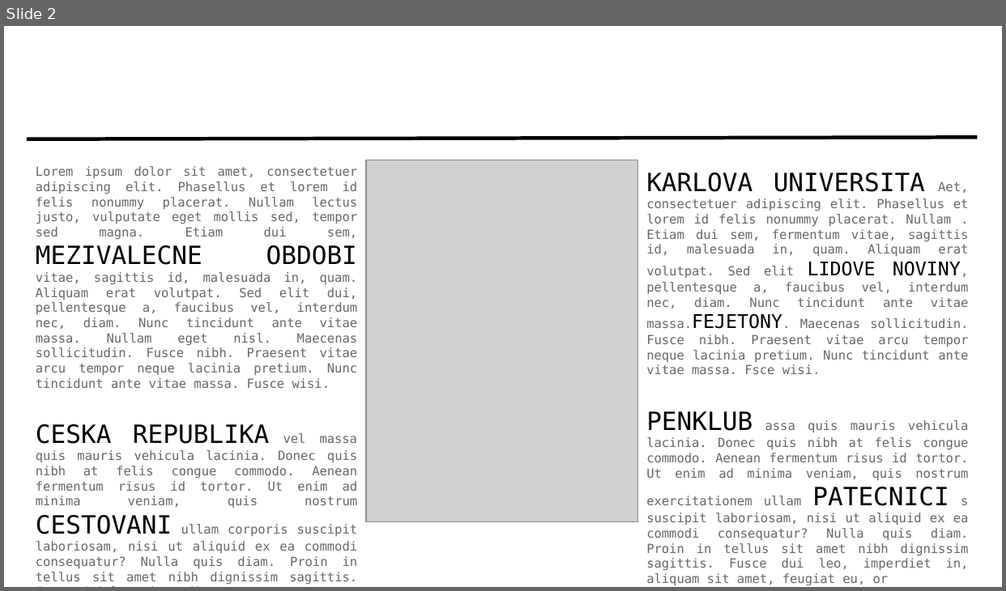
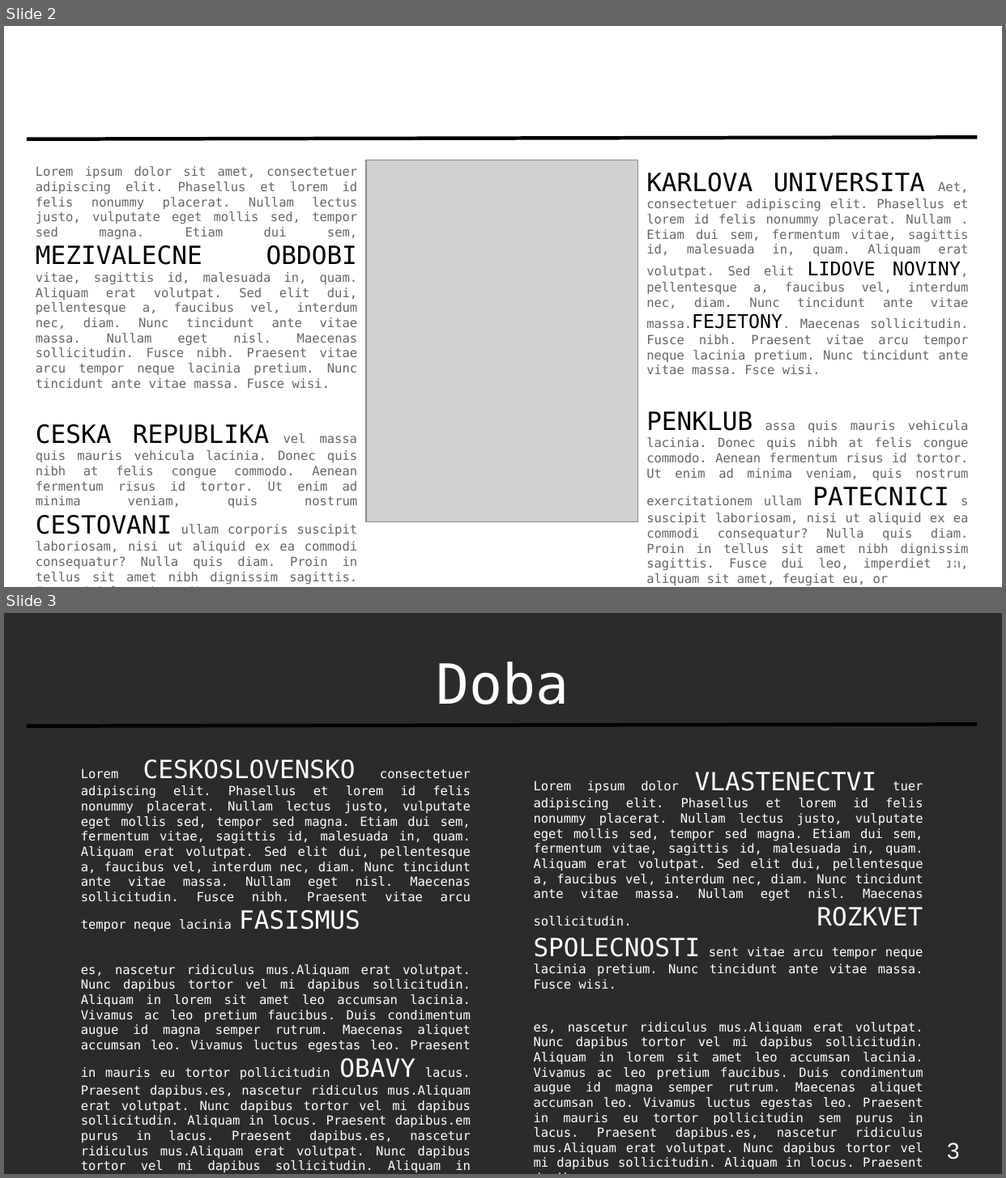
Before and after one commit to Domysli-si/Capek, a slide deck: Documents/Prezentace.odp. Shown one above the other, each under a label of ours: slide 2 before the commit, slides 2 and 3 after it. The pictures are 1006x591 and 1006x1178 pixels, drawn with LibreOffice and Linux fonts; fonts in the diff are those of the drawing; grey boxes stand for pictures; background and template pictures are left out; a plain dark background stands for a picture behind light text. Boxes give left, top, right and bottom in pixels: in the first picture for what was removed or moved away, otherwise in the second. Text is boxed around its words. In the diff, an @@ line names an element or a change of style, - is before the commit and + after.

```diff
--- a/Documents/Prezentace.odp
+++ b/Documents/Prezentace.odp
@@ slide 3 added at [4, 613, 1002, 1174], background picture (left out) @@
@@ title added at [437, 662, 569, 705], 44 pt, text #FFFFFF @@
+Doba
@@ line added from (27, 726) to (978, 725), #000000 2.89 pt @@
@@ text added at [81, 769, 471, 1174], 10 pt, text #FFFFFF @@
+Lorem CESKOSLOVENSKO consectetuer adipiscing elit. Phasellus et lorem id felis nonummy placerat. Nullam lectus justo, vulputate eget mollis sed, tempor sed magna. Etiam dui sem, fermentum vitae, sagittis id, malesuada in, quam. Aliquam erat volutpat. Sed elit dui, pellentesque a, faucibus vel, interdum nec, diam. Nunc tincidunt ante vitae massa. Nullam eget nisl. Maecenas sollicitudin. Fusce nibh. Praesent vitae arcu tempor neque lacinia FASISMUS
+es, nascetur ridiculus mus.Aliquam erat volutpat. Nunc dapibus tortor vel mi dapibus sollicitudin. Aliquam in lorem sit amet leo accumsan lacinia. Vivamus ac leo pretium faucibus. Duis condimentum augue id magna semper rutrum. Maecenas aliquet accumsan leo. Vivamus luctus egestas leo. Praesent in mauris eu tortor pollicitudin OBAVY lacus. Praesent dapibus.es, nascetur ridiculus mus.Aliquam erat volutpat. Nunc dapibus tortor vel mi dapibus sollicitudin. Aliquam in locus. Praesent dapibus.em purus in lacus. Praesent dapibus.es, nascetur ridiculus mus.Aliquam erat volutpat. Nunc dapibus tortor vel mi dapibus sollicitudin. Aliquam in locus. Praesent dapibus.em purus in lacus. Praesent dapibus.es, STRACH
@@ text added at [534, 781, 923, 1153], 10 pt, text #FFFFFF @@
+Lorem ipsum dolor VLASTENECTVI tuer adipiscing elit. Phasellus et lorem id felis nonummy placerat. Nullam lectus justo, vulputate eget mollis sed, tempor sed magna. Etiam dui sem, fermentum vitae, sagittis id, malesuada in, quam. Aliquam erat volutpat. Sed elit dui, pellentesque a, faucibus vel, interdum nec, diam. Nunc tincidunt ante vitae massa. Nullam eget nisl. Maecenas sollicitudin. ROZKVET SPOLECNOSTI sent vitae arcu tempor neque lacinia pretium. Nunc tincidunt ante vitae massa. Fusce wisi.
+es, nascetur ridiculus mus.Aliquam erat volutpat. Nunc dapibus tortor vel mi dapibus sollicitudin. Aliquam in lorem sit amet leo accumsan lacinia. Vivamus ac leo pretium faucibus. Duis condimentum augue id magna semper rutrum. Maecenas aliquet accumsan leo. Vivamus luctus egestas leo. Praesent in mauris eu tortor pollicitudin sem purus in lacus. Praesent dapibus.es, nascetur ridiculus mus.Aliquam erat volutpat. Nunc dapibus tortor vel mi dapibus sollicitudin. Aliquam in locus. Praesent dapibus.
@@ page number added at [947, 1143, 960, 1160], 18 pt, text #FFFFFF @@
+3
@@ slide 2 changed as well @@
@@ page number added at [947, 561, 960, 568], 18 pt, text #FFFFFF @@
+2
```
Also in this commit, not shown: 3 other slides changed, 4 other slides added, 3 other files.
